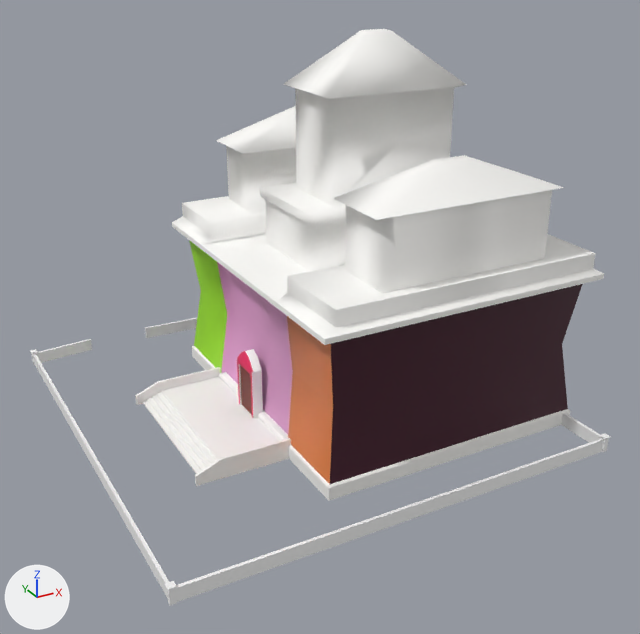
What one commit did to the FBX model Assets/_Project/Models/Fia-Models/HellLibrary.fbx.
One viewpoint serves both versions: a 50 mm lens placed at (-25.0, -71.5, 45.2), pointed at (12.7, -2.9, 10.9). The lights are fixed; the arrows at lower left show +X, +Y and +Z. Objects named as collision shapes, trigger or cutter boxes, shadow casters or lower levels of detail are left out. Vertices at the same position are counted once.

The older version as bpy lines, for what is in view:
```python
me_cube_029 = bpy.data.meshes.new('Cube.029')
me_cube_029.from_pydata(...)  # 184 vertices, 182 faces; spans x -14.8..14.8, y -17.0..17.0, z 0.0..36.7
# faces by material slot: [166, 4, 8, 2, 2]
me_cube_029.materials.append(mat_library_building_002)  # white #fffefb
me_cube_029.materials.append(mat_sides)  # dark red #3d001f
me_cube_029.materials.append(mat_front)  # pink #e7a4d3
me_cube_029.materials.append(mat_frontl)  # green #a1e733
me_cube_029.materials.append(mat_frontr)  # orange #e78345
me_cube_031 = bpy.data.meshes.new('Cube.031')
me_cube_031.from_pydata(...)  # 41 vertices, 38 faces; spans x -14.25..-13.18, y -1.74..1.74, z 0.87..7.6
# faces by material slot: [24, 4, 10]
me_cube_031.materials.append(mat_library_building_002)  # white #fffefb
me_cube_031.materials.append(mat_doorcenter)  # brown #711c00
me_cube_031.materials.append(mat_doordecoration)  # pink #e72961
me_cube_032 = bpy.data.meshes.new('Cube.032')
me_cube_032.from_pydata(...)  # 24 vertices, 20 faces; spans x -14.2..-4.7, y -8.5..8.4, z 0.0..2.0
me_cube_032.materials.append(mat_library_building_002)  # white #fffefb
me_wall_pillar_006 = bpy.data.meshes.new('Wall Pillar.006')
me_wall_pillar_006.from_pydata(...)  # 88 vertices, 69 faces; spans x -10.2..33.3, y -21.8..23.7, z 0.0..1.6
me_wall_pillar_006.materials.append(mat_library_wall)  # white #f9f9f9
ob_building = bpy.data.objects.new('Building', me_cube_029)
ob_building.location = (20.1, 0.0, 0.0)
ob_door = bpy.data.objects.new('Door', me_cube_031)
ob_door.location = (20.1, 0.0, 0.0)
ob_stair_wall = bpy.data.objects.new('Stair wall', me_cube_032)
ob_stair_wall.location = (11.4, 0.0, 0.0)
ob_wall = bpy.data.objects.new('Wall', me_wall_pillar_006)
ob_wall.location = (0.0, 0.0, 0.0)
# also in view: 'Stairs' at (2.1, 0.0, 0.5)
```
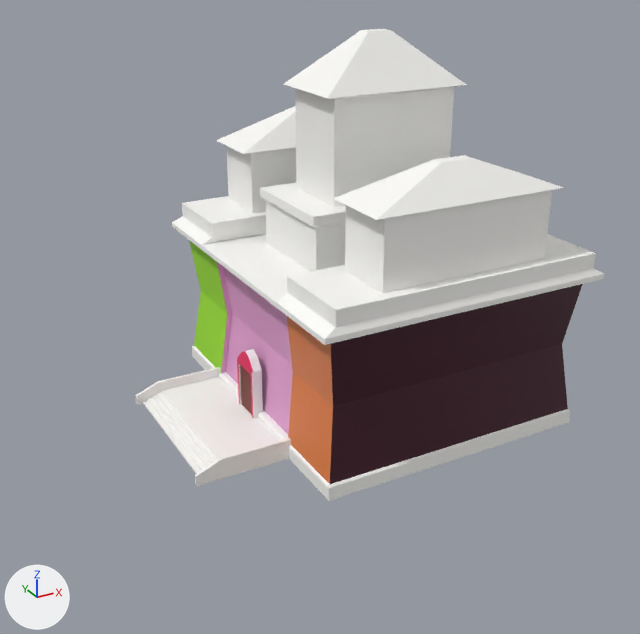
Commit message: Fix shading on Hell library model

Pixel boxes [x1, y1, x2, y2] of what changed, in the pictures (640 x 634 px):
'Wall', deleted: before [30, 317, 611, 606]
part 1 of me_cube_031, shading changed: [237, 349, 263, 419] in both
part 2 of me_cube_029, shading changed: [172, 29, 604, 501] in both

Patch to the scene script:
```diff
--- a/Assets/_Project/Models/Fia-Models/HellLibrary.fbx.py
+++ b/Assets/_Project/Models/Fia-Models/HellLibrary.fbx.py
@@ me_cube_031 @@
 me_cube_031.from_pydata(...)  # 41 vertices, 38 faces; spans x -14.25..-13.18, y -1.74..1.74, z 0.87..7.6
 # used by ob_door; location = (20.1, 0.0, 0.0)
+# me_cube_031 part 1: edges marked sharp go from 46 to 59
 me_cube_031.materials.append(mat_library_building_002)
@@ me_cube_029 @@
 me_cube_029.from_pydata(...)  # 184 vertices, 182 faces; spans x -14.8..14.8, y -17.0..17.0, z 0.0..36.7
 # used by ob_building; location = (20.1, 0.0, 0.0)
+# me_cube_029 part 2: edges marked sharp go from 166 to 288
 me_cube_029.materials.append(mat_library_building_002)
@@ ob_wall @@
-ob_wall = bpy.data.objects.new('Wall', me_wall_pillar_006)
-ob_wall.location = (0.0, 0.0, 0.0)
```
